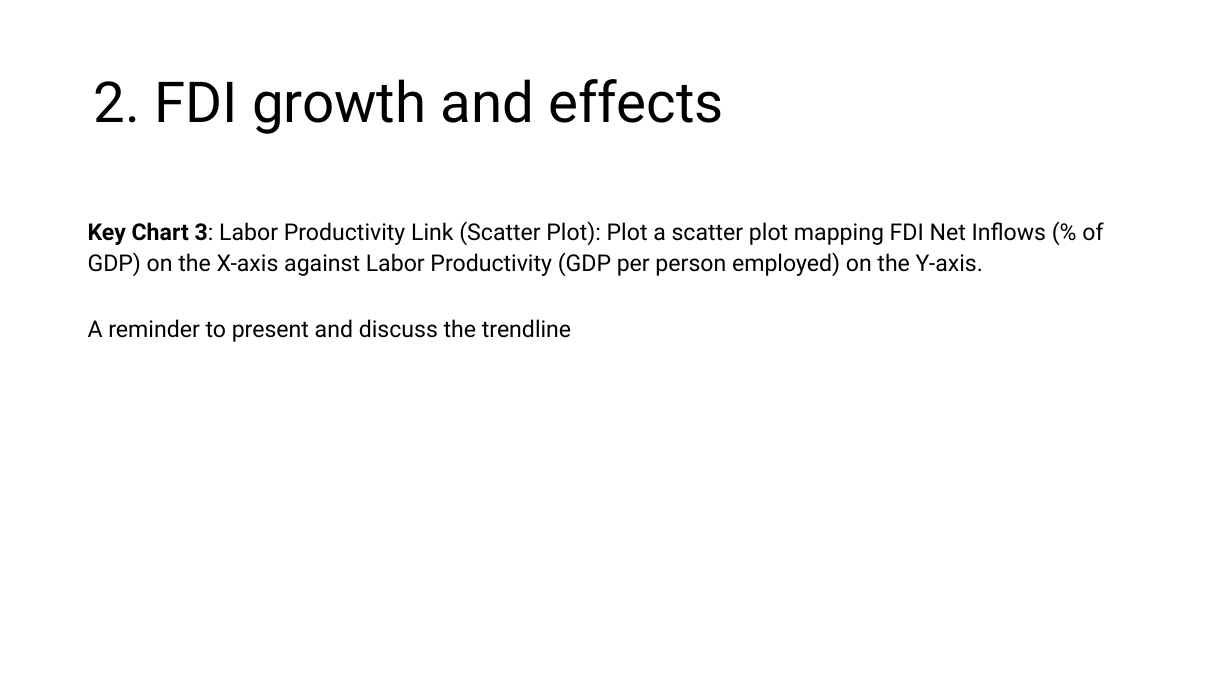
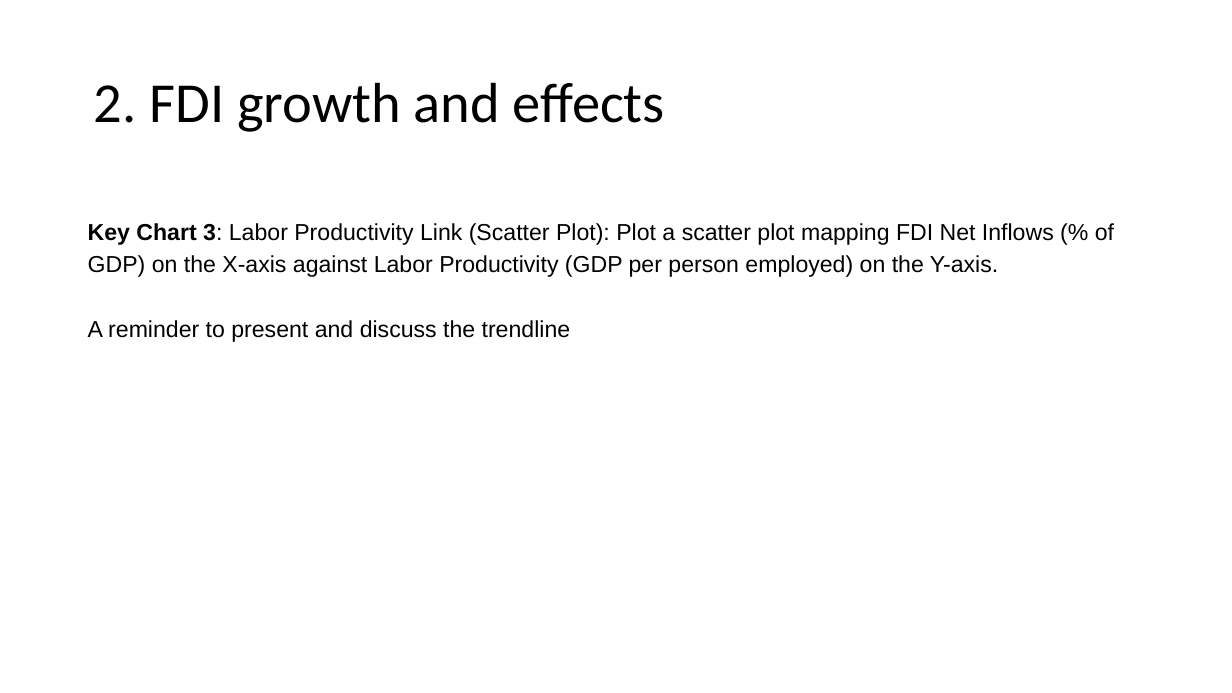
Before and after one commit to josephkohhh/SIM-UOW-Mods, a slide deck: slide 7 of ECON251/Assignment/T01_Group10_Presentation Slides.pptx. Drawn at 1232x693 pixels with LibreOffice and Linux fonts; fonts in the diff are those of the drawing. Boxes give left, top, right and bottom in pixels: in the first picture for what was removed or moved away, otherwise in the second. Text is boxed around its words. In the diff, an @@ line names an element or a change of style, - is before the commit and + after.

```diff
--- a/ECON251/Assignment/T01_Group10_Presentation Slides.pptx
+++ b/ECON251/Assignment/T01_Group10_Presentation Slides.pptx
@@ title "2. FDI growth and effects" at box(94, 82, 665, 132): font Roboto to Calibri @@
@@ text "Key Chart 3: Labor Productivity ..." at box(88, 223, 1114, 342): font Roboto to Arial; less space between paragraphs @@
```
Also in this commit, not shown: 11 other slides changed.
